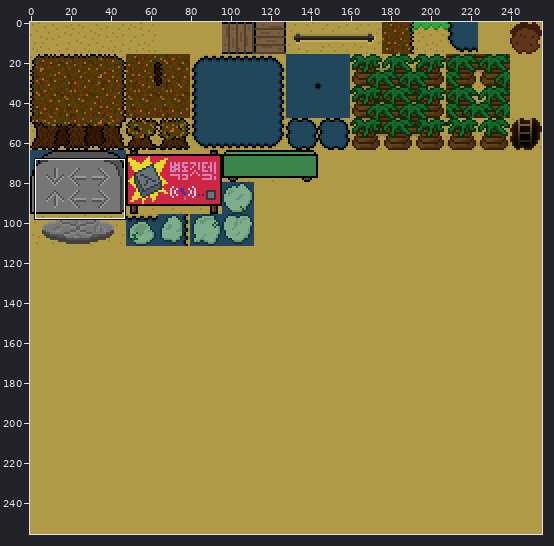
One commit to this sprite sheet: src/data/image/12-beach.png. The first picture is a wide view before the edit; the outline marks the close-up.
Close-up. Before the edit:
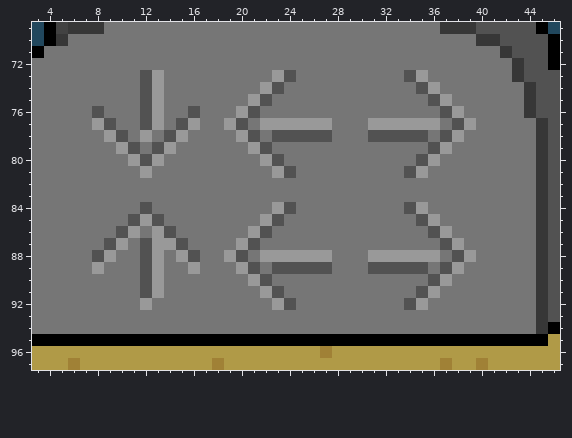
The file is 256x256 pixels. Colours within 5 levels of each other are drawn and written as one. Shown: x 3..46, y 69..97.
New version:
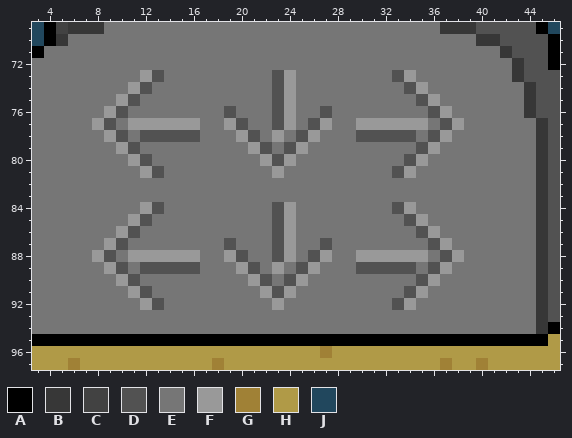
Palette (. is transparent): A #000000  B #373737  C #424242  D #525252  E #767676  F #999999  G #a08136  H #b09a47  J #21475d
The edit:
y 73: x 12..13 DF -> FD; x 23..24 FD -> DF; x 33..35 EDF -> DFE
y 74: x 11 E -> F; x 13 F -> E; x 22 F -> E; x 24 E -> F; x 34..36 EDF -> DFE
y 75: x 10..13 EEDF -> FDEE; x 21..24 FDEE -> EEDF; x 35..37 EDF -> DFE
y 76: x 8..10 DEE -> EFD; x 12..13 DF -> EE; x 16 D -> E; x 19..21 EFD -> DEE; x 23..24 EE -> DF; x 27 E -> D; x 36..38 EDF -> DFE
y 77: x 11..12 ED -> FF; x 14..15 ED -> FF; x 22..23 FF -> ED; x 25..26 FF -> ED; x 30 E -> F; x 36..39 FEDF -> EDFE
y 78: x 12..13 FE -> DD; x 15..16 FE -> DD; x 23..24 DD -> FE; x 26..27 DD -> FE; x 30 E -> D; x 35..38 DEDF -> EDFE
y 79: x 13..14 DF -> EE; x 24..25 EE -> DF; x 35..37 EDF -> DFE
y 80: x 13 F -> E; x 24 E -> F; x 34..36 EDF -> DFE
y 81: x 13 E -> D; x 24 D -> E; x 33..35 EDF -> DFE
y 84: x 12..13 DE -> FD; x 23..24 FD -> DF; x 33..35 EDF -> DFE
y 85: x 11..13 DFD -> FDE; x 22 F -> E; x 24 E -> F; x 34..36 EDF -> DFE
y 86: x 10..11 DF -> FD; x 13..14 FD -> EE; x 21..24 FDEE -> EEDF; x 35..37 EDF -> DFE
y 87: x 9..10 DF -> FD; x 12..15 DFFD -> EEEE; x 19..21 EFD -> DEE; x 23..24 EE -> DF; x 27 E -> D; x 36..38 EDF -> DFE
y 88: x 8..9 DF -> FD; x 11..12 ED -> FF; x 14 E -> F; x 16 D -> F; x 22..23 FF -> ED; x 25..26 FF -> ED; x 30 E -> F; x 36..39 FEDF -> EDFE
y 89: x 8..10 FEE -> EFD; x 13..16 FEEF -> DDDD; x 23..24 DD -> FE; x 26..27 DD -> FE; x 30 E -> D; x 35..38 DEDF -> EDFE
y 90: x 10..13 EEDF -> FDEE; x 24..25 EE -> DF; x 35..37 EDF -> DFE
y 91: x 11 E -> F; x 13 F -> E; x 24 E -> F; x 34..36 EDF -> DFE
y 92: x 13 E -> D; x 24 D -> E; x 33..35 EDF -> DFE
